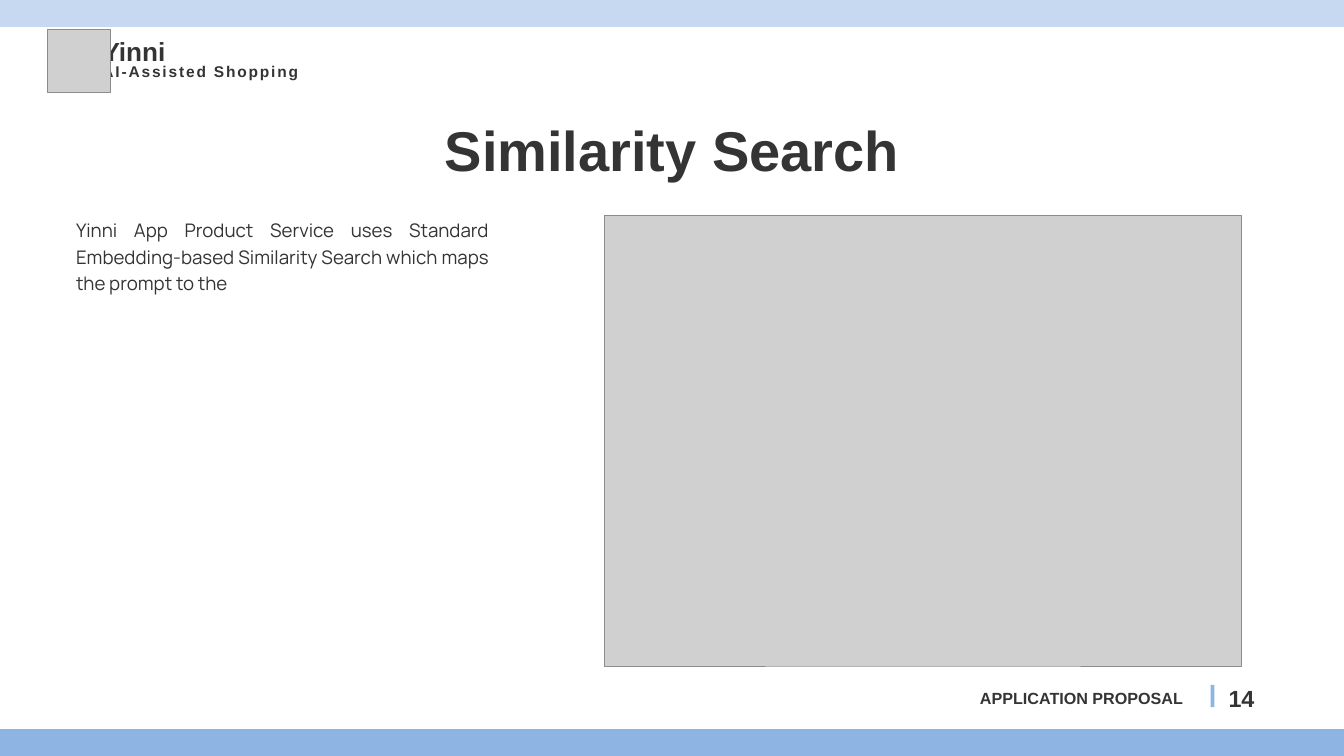
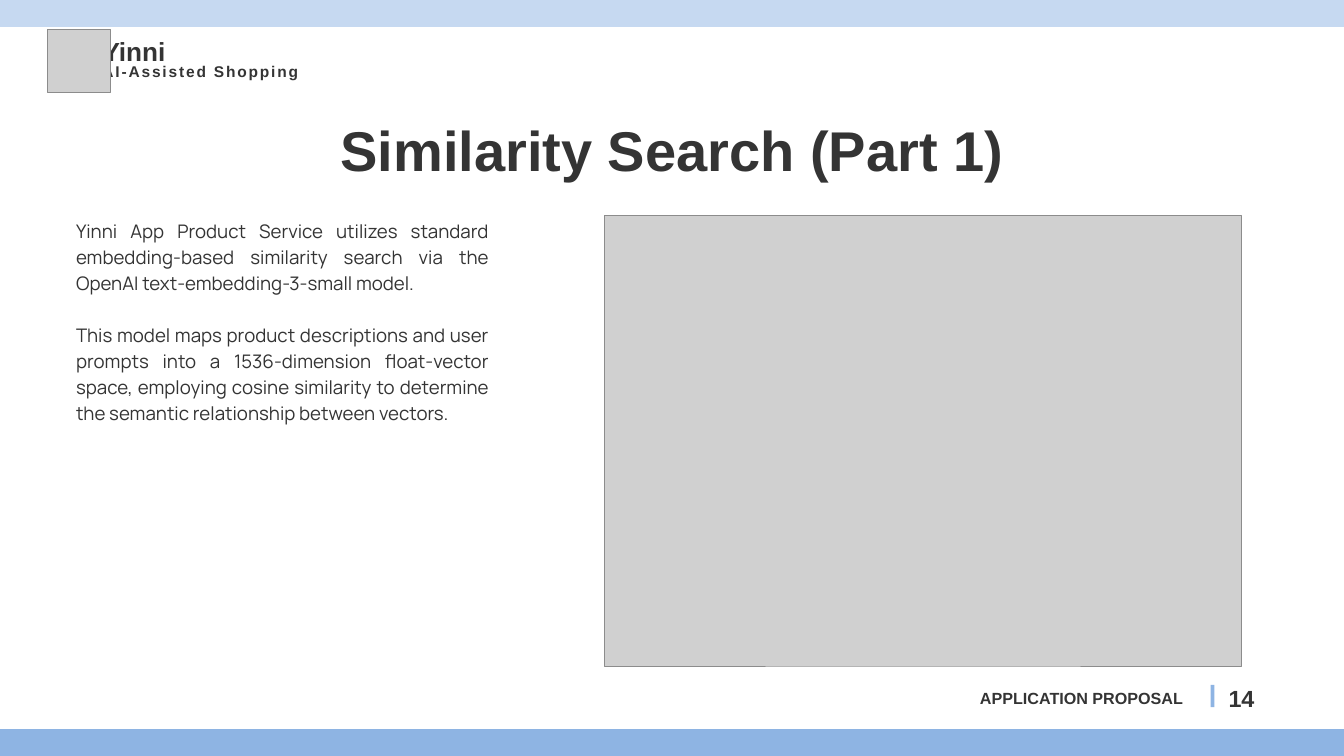
Before and after one commit to azzamt11/yinni_backend, a slide deck: slide 14 of yinni_app_proposal.pptx. Drawn at 1344x756 pixels with LibreOffice and Linux fonts; fonts in the diff are those of the drawing; grey boxes stand for pictures. Boxes give left, top, right and bottom in pixels: in the first picture for what was removed or moved away, otherwise in the second. Text is boxed around its words. In the diff, an @@ line names an element or a change of style, - is before the commit and + after.

Commit message:
fixing model

```diff
--- a/yinni_app_proposal.pptx
+++ b/yinni_app_proposal.pptx
@@ text at [341,130,1003,182]: text changed @@
-Similarity Search
+Similarity Search (Part 1)
@@ text at [76,224,489,425]: text changed @@
-Yinni App Product Service uses Standard Embedding-based Similarity Search which maps the prompt to the
+Yinni App Product Service utilizes standard embedding-based similarity search via the OpenAI text-embedding-3-small model.
+This model maps product descriptions and user prompts into a 1536-dimension float-vector space, employing cosine similarity to determine the semantic relationship between vectors.
```
Also in this commit, not shown: 2 other slides changed, 6 slides added, 7 slides removed, 1 other file.
